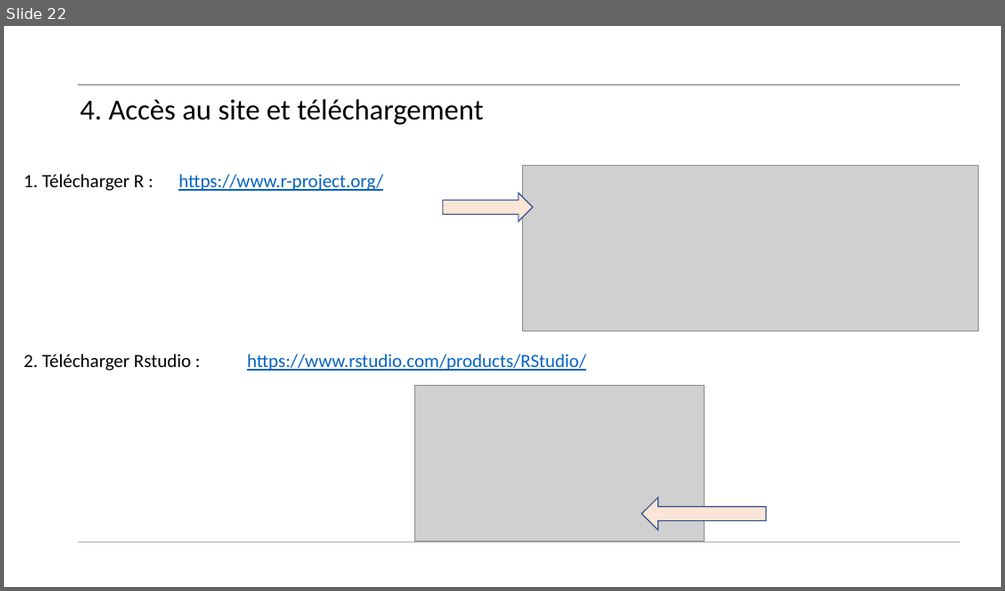
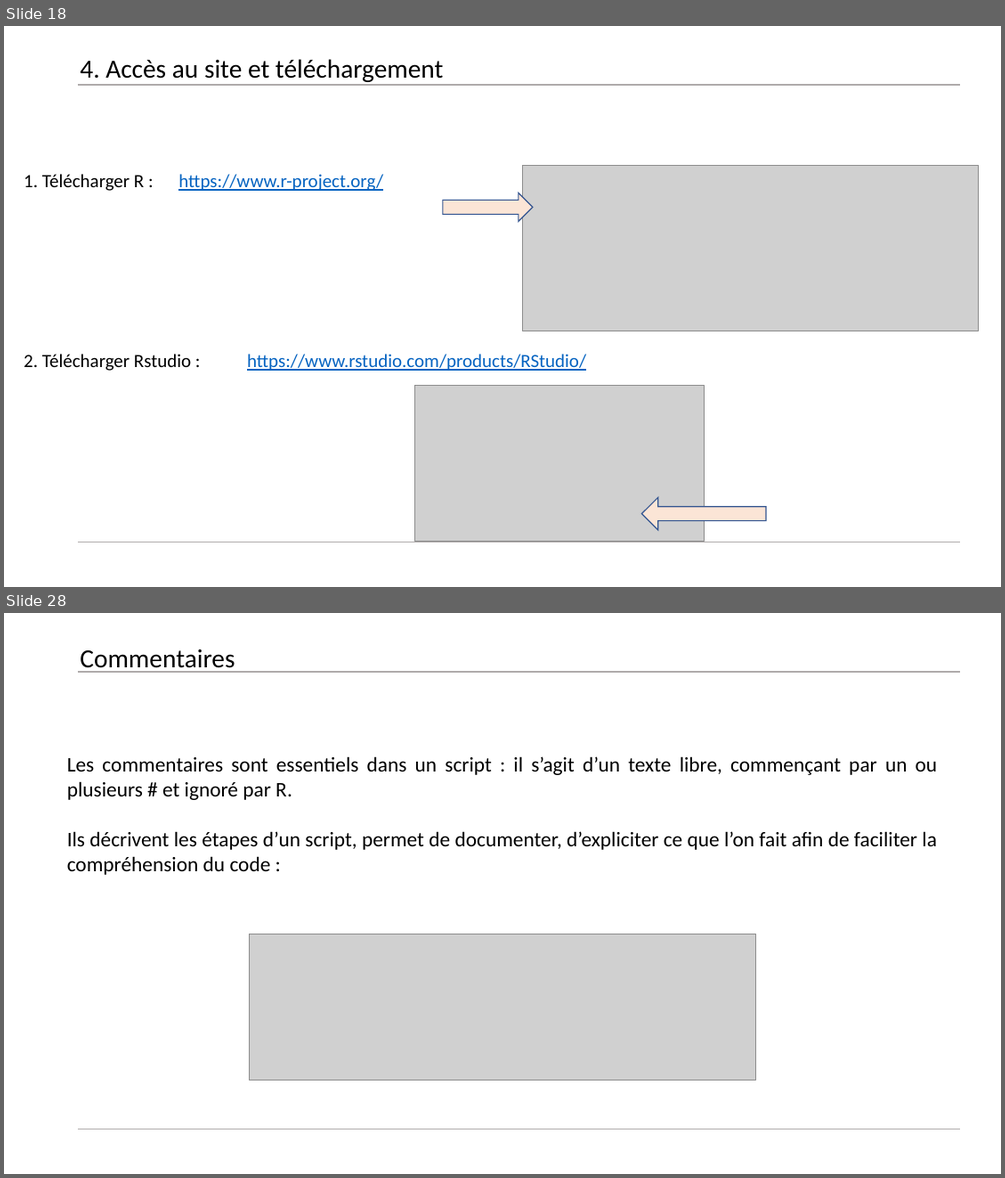
Before and after one commit to Arkantick/Enseignement_EPSI_LangageR, a slide deck: EPSI/Environnement_R_Cours.pptx. Shown one above the other, each under a label of ours: slide 22 before the commit, slides 18 and 28 after it; the slides between them are not shown. The pictures are 1005x591 and 1005x1178 pixels, drawn with LibreOffice and Linux fonts; fonts in the diff are those of the drawing; grey boxes stand for pictures. Boxes give left, top, right and bottom in pixels: in the first picture for what was removed or moved away, otherwise in the second. Text is boxed around its words. In the diff, an @@ line names an element or a change of style, - is before the commit and + after.

```diff
--- a/EPSI/Environnement_R_Cours.pptx
+++ b/EPSI/Environnement_R_Cours.pptx
@@ slide 28 added at <box>4,613,1001,1174</box>, background #FFFFFF; not listed: 2 template elements that a slide beside it also shows @@
@@ title added at <box>80,649,235,673</box>, 25.2 pt, text #000000 @@
+Commentaires
@@ text added at <box>67,756,938,875</box>, 20 pt, text #000000 @@
+Les commentaires sont essentiels dans un script : il s’agit d’un texte libre, commençant par un ou plusieurs # et ignoré par R.
+Ils décrivent les étapes d’un script, permet de documenter, d’expliciter ce que l’on fait afin de faciliter la compréhension du code :
@@ picture added at <box>250,933,756,1079</box> @@
@@ what was slide 22 is now slide 18 @@
@@ slide 18 changed as well @@
@@ title "4. Accès au site et ..." at <box>80,59,443,82</box>: size 28 to 25.2 pt @@
```
Also in this commit, not shown: 17 other slides changed, 25 other slides added, 2 slides removed.
